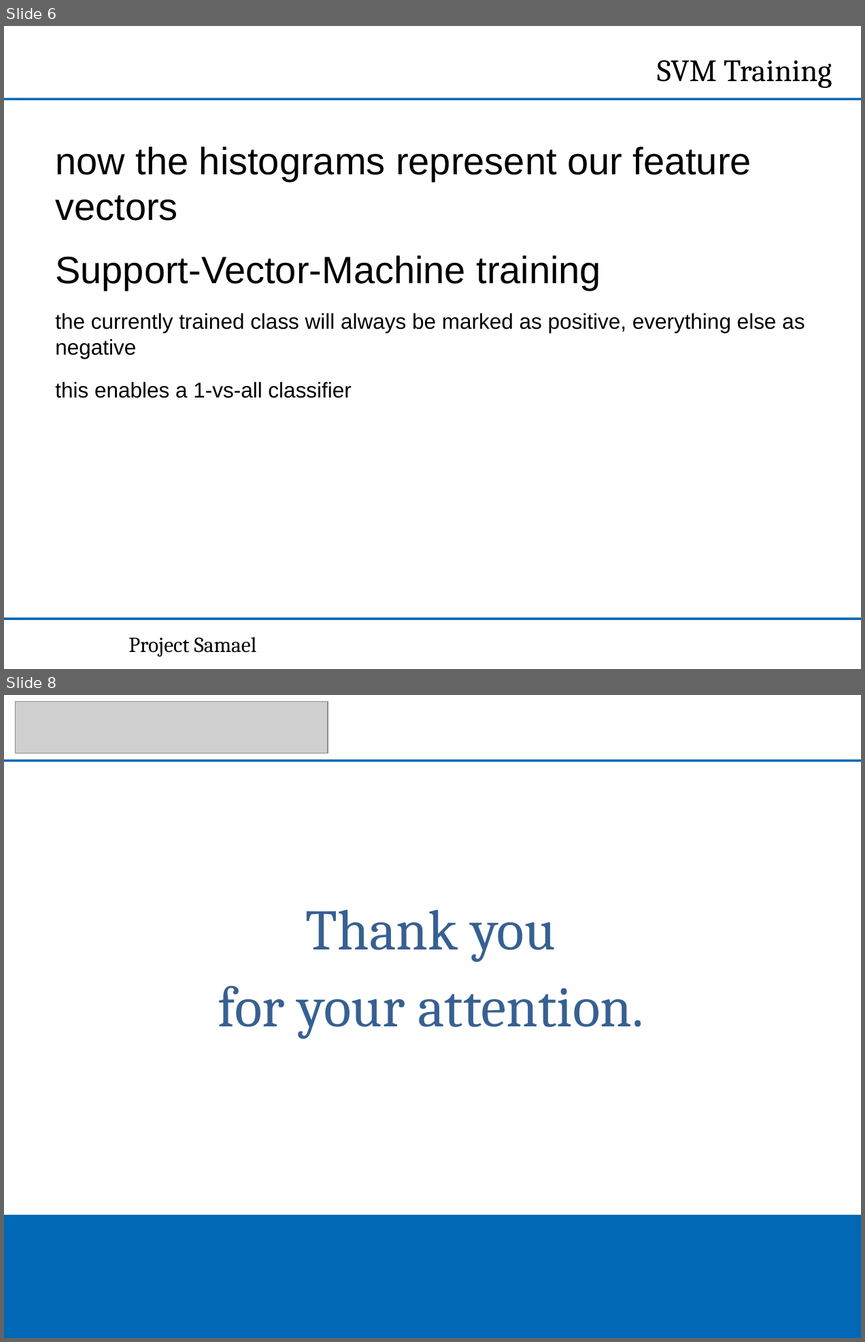
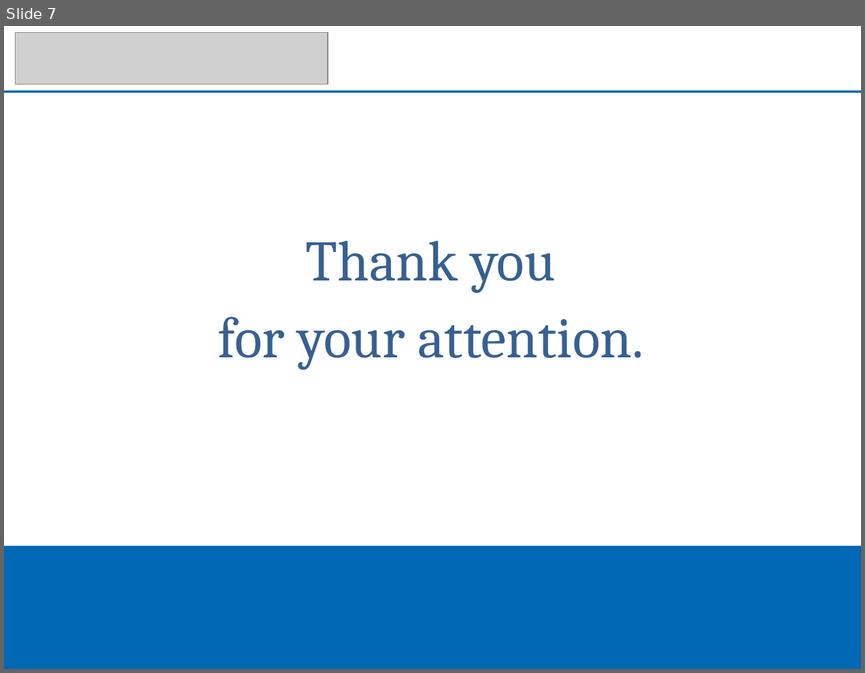
Before and after one commit to NPTricky/img-classification-ss13, a slide deck: doc/PPT-2013-07-10/m3-presentation.ppt. Shown one above the other, each under a label of ours: slides 6 and 8 before the commit, slide 7 after it; the slides between them are not shown. The pictures are 865x1342 and 865x673 pixels, drawn with LibreOffice and Linux fonts; fonts in the diff are those of the drawing; grey boxes stand for pictures; background and template pictures are left out. Boxes give left, top, right and bottom in pixels: in the first picture for what was removed or moved away, otherwise in the second. Text is boxed around its words. In the diff, an @@ line names an element or a change of style, - is before the commit and + after.

```diff
--- a/doc/PPT-2013-07-10/m3-presentation.ppt
+++ b/doc/PPT-2013-07-10/m3-presentation.ppt
@@ slide 6 removed at box(4, 26, 861, 669), background #FFFFFF @@
@@ free removed at box(449, 46, 841, 92) @@
-SVM Training
@@ freeform shape removed at box(4, 98, 861, 101) @@
@@ text removed at box(55, 146, 804, 398) @@
-now the histograms represent our feature vectors
-Support-Vector-Machine training
-the currently trained class will always be marked as positive, everything else as negative
-this enables a 1-vs-all classifier
@@ freeform shape removed at box(4, 617, 861, 620) @@
@@ text removed at box(128, 637, 257, 656) @@
-Project Samael
@@ what was slide 8 is now slide 7 @@
```
Also in this commit, not shown: 3 slides changed, 2 slides added, 2 other slides removed.
